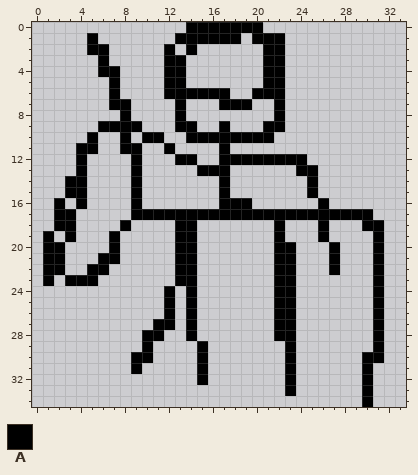
Two versions of one pixel-art sprite, images/cowboy.png. That is the earlier state.
The file is 34x35 pixels.
Palette (. is transparent): A #000000
Pixels before, first column x 1:
 0 .............AAAAAAA...........
 1 ....A.......AAAAAA.AAA.........
 2 ....AA.....A.A......AA.........
 3 .....A.....AA.......AA.........
 4 .....AA....AA.......AA.........
 5 ......A....AA.......AA.........
 6 ......A....AAAAAA..AAA.........
 7 ......AA....A...AAA..A.........
 8 .......A....A........A.........
 9 .....AAAA...AA..A...AA.........
10 ....A..A.AA..AAAAAAAA..........
11 ...AA..AA..A....A..............
12 ...A....A...AA..AAAAAAAA.......
13 ...A....A.....AAA......AA......
14 ..AA....A.......A.......A......
15 ..AA....A.......A.......A......
16 .A.A....A.......AAA......A.....
17 .AA.....AAAAAAAAAAAAAAAAAAAAAA.
18 .AA....A....AA.......A...A...AA
19 A.A...A.....AA.......A...A....A
20 AA....A.....AA.......AA...A...A
21 AA...AA.....AA.......AA...A...A
22 AA..AA......AA.......AA...A...A
23 A.AAA.......AA.......AA.......A
24 ...........A.A.......AA.......A
25 ...........A.A.......AA.......A
26 ...........A.A.......AA.......A
27 ..........AA.A.......AA.......A
28 .........AA..A.......AA.......A
29 .........A....A.......A.......A
30 ........AA....A.......A......AA
31 ........A.....A.......A......A.
32 ..............A.......A......A.
33 ......................A......A.
34 .............................A.
Now the later version:
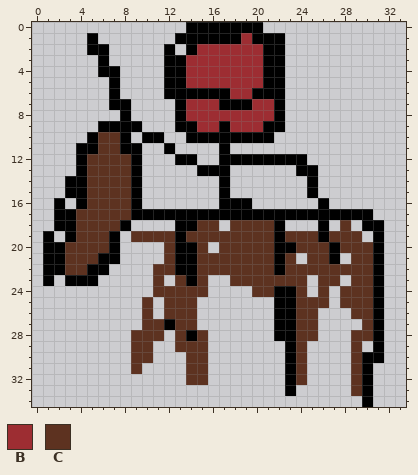
Colours new in this view: B #9d2d32  C #5d3220
The exact change:
Changed rows in their new state; - is an unchanged pixel.
first column x 3:
 1 ----------------B-----------
 2 ------------BBBBBB----------
 3 -----------BBBBBBB----------
 4 -----------BBBBBBB----------
 5 -----------BBBBBBB----------
 6 ---------------BB-----------
 7 -----------BBB---BB---------
 8 -----------BBBBBBBB---------
 9 ------------BB-BBB----------
10 ---CC-----------------------
11 ---CC-----------------------
12 --CCCC----------------------
13 --CCCC----------------------
14 --CCCC----------------------
15 --CCCC----------------------
16 --CCCC----------------------
17 -CCCCC----------------------
18 -CCCC-------CC-CCCC------C--
19 -CCC--CCCC-CCCCCCCC-CCC-CCC-
20 CCCC-----C--C-CCCCC--CCC-CCC
21 CCC------C--CCCCCCC-C-CC--CC
22 CC------CC--CCCCCCC-CCCCCCCC
23 --------C-C-C--CCCCCCC-CC-CC
24 --------CCCCC----CC--C-C-CCC
25 -------C-CCC---------CCC-CCC
26 -------C-CCC---------CC---CC
27 -------CC-CC---------CC----C
28 ------CCC-C-C--------CC---CC
29 ------CC--CCC--------C----C-
30 ------CC---CC--------C----C-
31 ------C----CC--------C----C-
32 -----------CC--------C----C-
33 --------------------------C-
